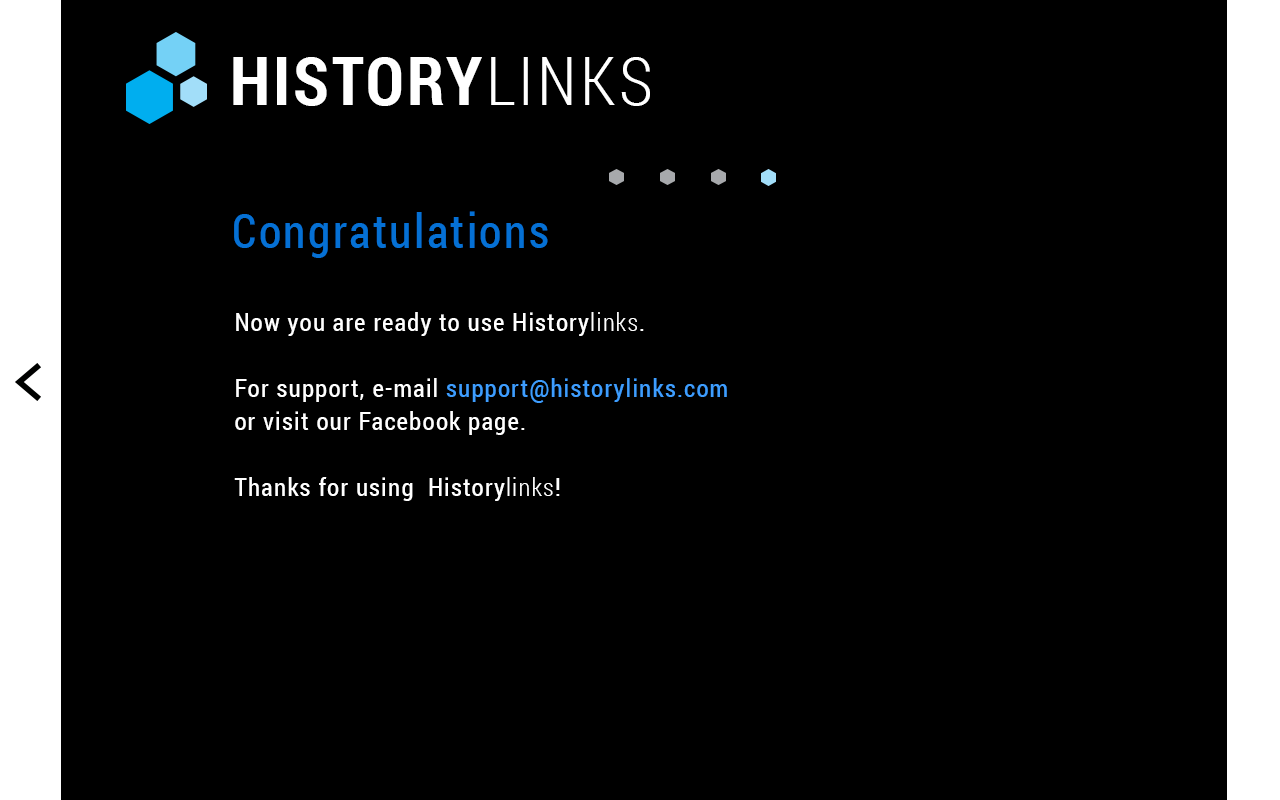
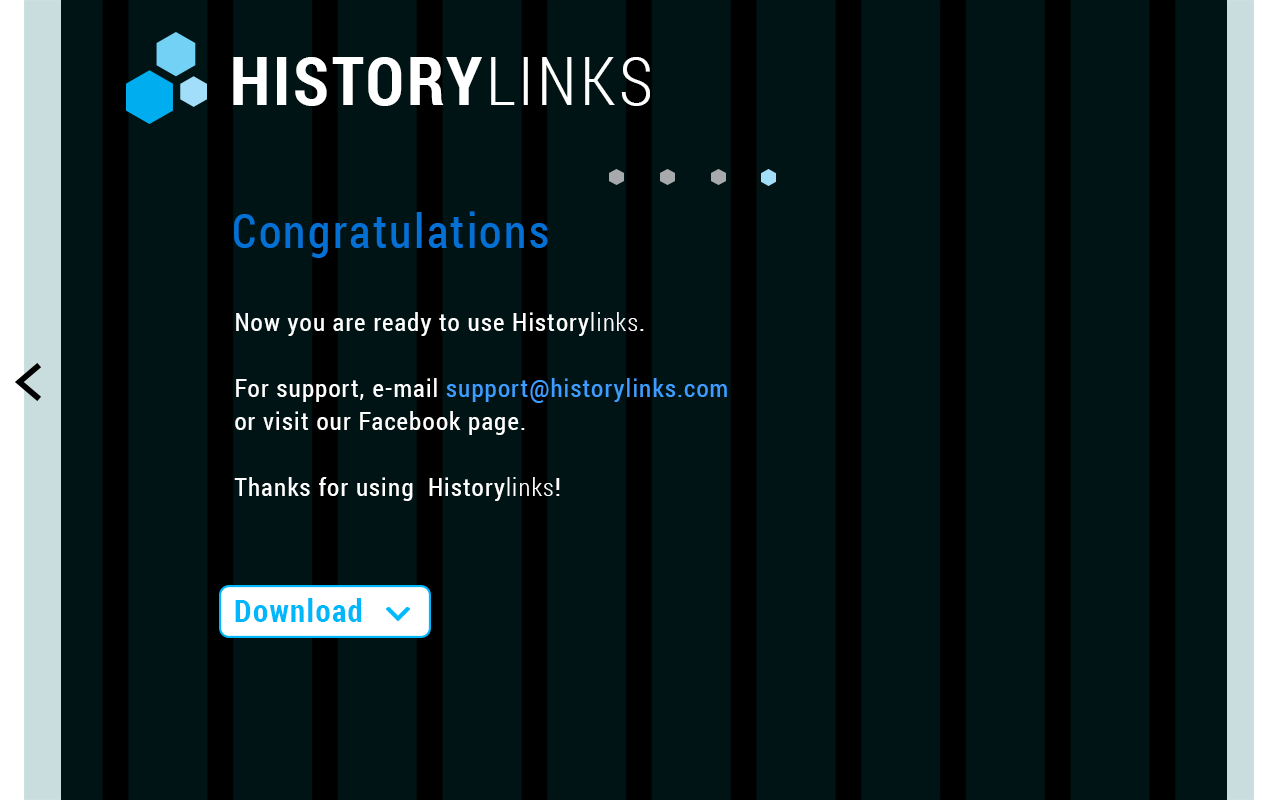
Two versions of the same layered image (1280×800). Layer-by-layer changes:
added layer "Vector Smart Object" (1st of 2) above "Download" over (386, 607, 410, 621)
added layer "Download" above "Rounded Rectangle 1" over (235, 598, 362, 622)
added layer "Rounded Rectangle 1" above "Vector Smart Object copy 7" over (219, 585, 431, 638)
showed "grid" over (24, 0, 1254, 800)
